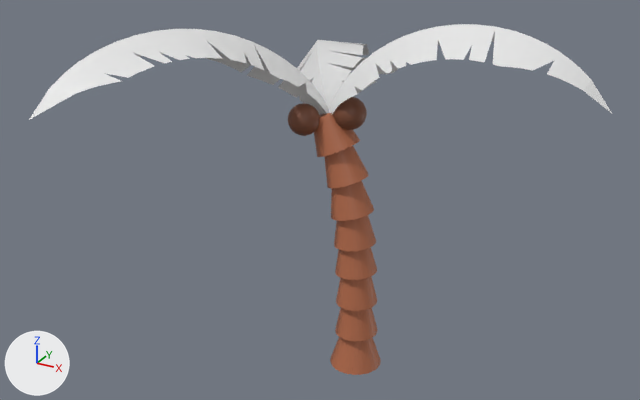
The FBX model Assets/Models/PalmTree.fbx as it was, and as the next commit left it.
Before and after are seen from a 50 mm lens placed at (14.4, -29.1, 21.2), pointed at (-1.5, -0.1, 6.7). Every picture has the same lights, and +X, +Y and +Z are marked at lower left. Where no turn or scale is listed for an object, it has been applied to the vertices. Vertices at the same position are counted once.
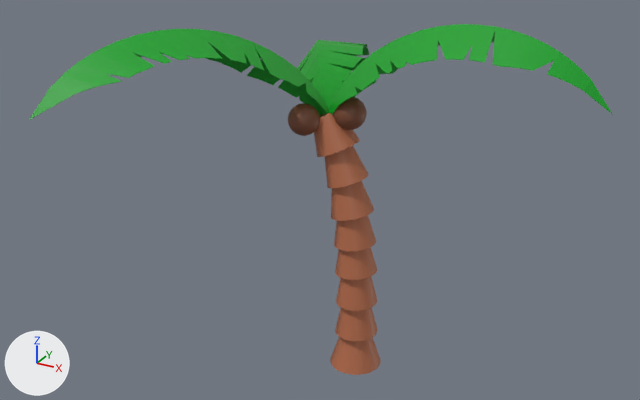
The newer file is also turned or shifted as a whole; pictures and numbers use the older file's frame.

Changed parts and their boxes [x1, y1, x2, y2] in the pictures (640 x 400 px):
'Cylinder.002', reshaped: before [29, 24, 612, 120]; after [29, 24, 613, 120]
part 1 of me_cylinder_002, added (green): after [33, 32, 613, 118]
part 2 of me_cylinder_002, recoloured (white to green): [29, 24, 612, 120] in both

What changed in the scene script:
```text
Add img_leaves_png:
    img_leaves_png = load_image('Leaves.png', 'Leaves.png', 1024, 1024, 'sRGB')
Add mat_leaves:
    mat_leaves = principled_material('Leaves')
    mat_leaves.texture = img_leaves_png  # with its transparency
Change me_cylinder_002:
    used by ob_cylinder_002; location = (-0.43, 0.03, 7.61)
    remove me_cylinder_002.from_pydata(...)  # 270 vertices, 254 faces; spans x -7.9..9.8, y -8.8..10.8, z -0.9..6.8
    add me_cylinder_002.from_pydata(...)  # 540 vertices, 721 faces; spans x -7.9..9.8, y -8.8..10.8, z -0.9..6.8
    me_cylinder_002 part 1
    270 vertices are added at x -7.9..9.8, y -8.8..10.8, z -0.9..6.7
    467 new faces join them
    me_cylinder_002 part 2: 254 faces spanning x -7.9..9.8, y -8.8..10.8, z -0.9..6.8 switch from mat_material_005 (white #e7e7e7) to mat_leaves (picture img_leaves_png)
```
